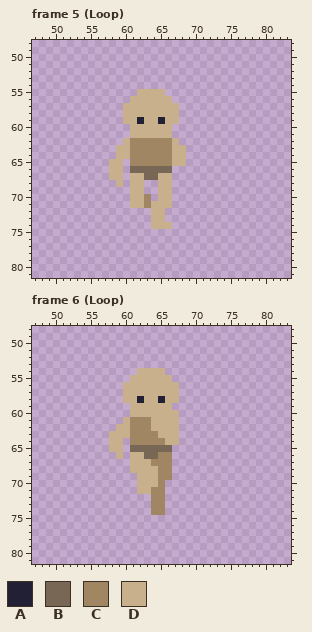
Pixel-art file, stored at GEODE/Assets/Sprites/Characters/TempPlayer/2_Template_Run_Down.aseprite. The picture above was drawn from the file before the commit.
128x128 pixels, 6 frames. Shown: frame 5 (Loop): x 47..83, y 48..81; frame 6 (Loop): x 47..83, y 48..81. The commit also changed other frames, which this record leaves out.
Visible layers, top first: "Layer 1", "TEMPLATE".
Palette (. is transparent): A #222034  B #796755  C #a08662  D #c7b08b
Pixels before, frame 5 (Loop), first column x 58:
55 ....DDDD...
56 ...DDDDDD..
57 ..DDDDDDDD.
58 ..DDDDDDDD.
59 ..DDADDADD.
60 ...DDDDDD..
61 ...DDDDDD..
62 ..DCCCCCCD.
63 .DDCCCCCCDD
64 .DDCCCCCCDD
65 DD.CCCCCCDD
66 DD.BBBBBB..
67 DD.DDBBDD..
68 .D.DD..DD..
69 ...DD..DD..
70 ...DDC.DD..
71 ...DDCDDD..
72 ......DD...
73 ......DD...
74 ......DDD..
Pixels before, frame 6 (Loop), first column x 58:
54 ....DDDD..
55 ...DDDDDD.
56 ..DDDDDDDD
57 ..DDDDDDDD
58 ..DDADDADD
59 ...DDDDDD.
60 ...DDDDDDD
61 ..DCCCDDDD
62 .DDCCCDDDD
63 DDDCCCCDDD
64 DD.CCCCCDD
65 DD.BBBBBB.
66 .D.DDBBCC.
67 ...DDDCCC.
68 ...DDDDCC.
69 ....DDDCC.
70 ....DDDC..
71 ....DDCC..
72 ......CC..
73 ......CC..
74 ......CC..
After:
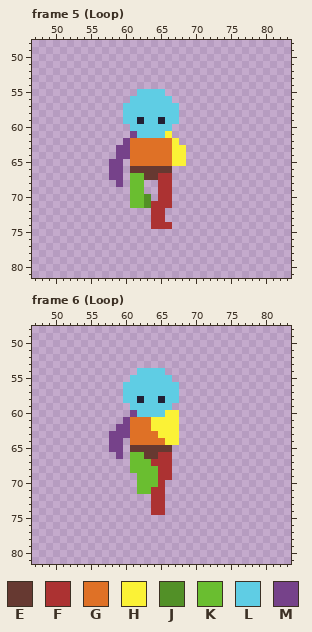
Colours new in this view: E #663931  F #ac3232  G #df7126  H #fbf236  J #529027  K #6abe30  L #5fcde4  M #76428a
Edits made:
layer "Layer 1" now hidden
Changed rows in their new state; - is an unchanged pixel.
Frame 5 (Loop):
first column x 58:
55 ----LLLL---
56 ---LLLLLL--
57 --LLLLLLLL-
58 --LLLLLLLL-
59 --LL-LL-LL-
60 ---LLLLLL--
61 ---MLLLLH--
62 --MGGGGGGH-
63 -MMGGGGGGHH
64 -MMGGGGGGHH
65 MM-GGGGGGHH
66 MM-EEEEEE--
67 MM-KKEEFF--
68 -M-KK--FF--
69 ---KK--FF--
70 ---KKJ-FF--
71 ---KKJFFF--
72 ------FF---
73 ------FF---
74 ------FFF--
Frame 6 (Loop):
first column x 58:
54 ----LLLL--
55 ---LLLLLL-
56 --LLLLLLLL
57 --LLLLLLLL
58 --LL-LL-LL
59 ---LLLLLL-
60 ---MLLLLHH
61 --MGGGHHHH
62 -MMGGGHHHH
63 MMMGGGGHHH
64 MM-GGGGGHH
65 MM-EEEEEE-
66 -M-KKEEFF-
67 ---KKKFFF-
68 ---KKKKFF-
69 ----KKKFF-
70 ----KKKF--
71 ----KKFF--
72 ------FF--
73 ------FF--
74 ------FF--
Where, in picture pixels (left, top, right, bottom), the same in both pictures:
changed: (109, 89, 186, 229)
changed: (109, 368, 179, 515)
